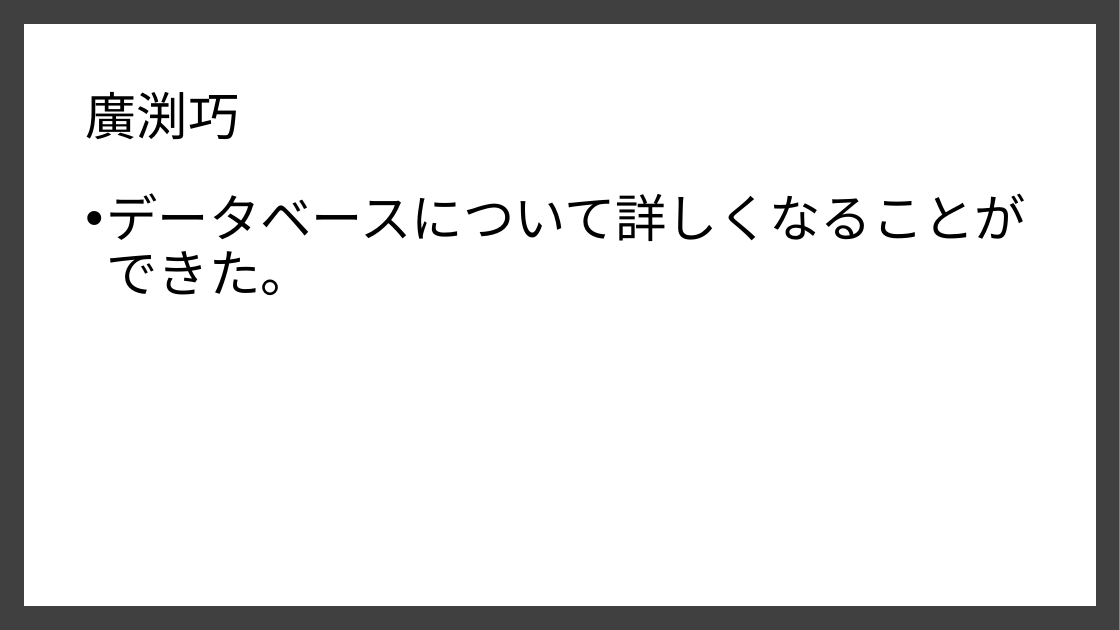
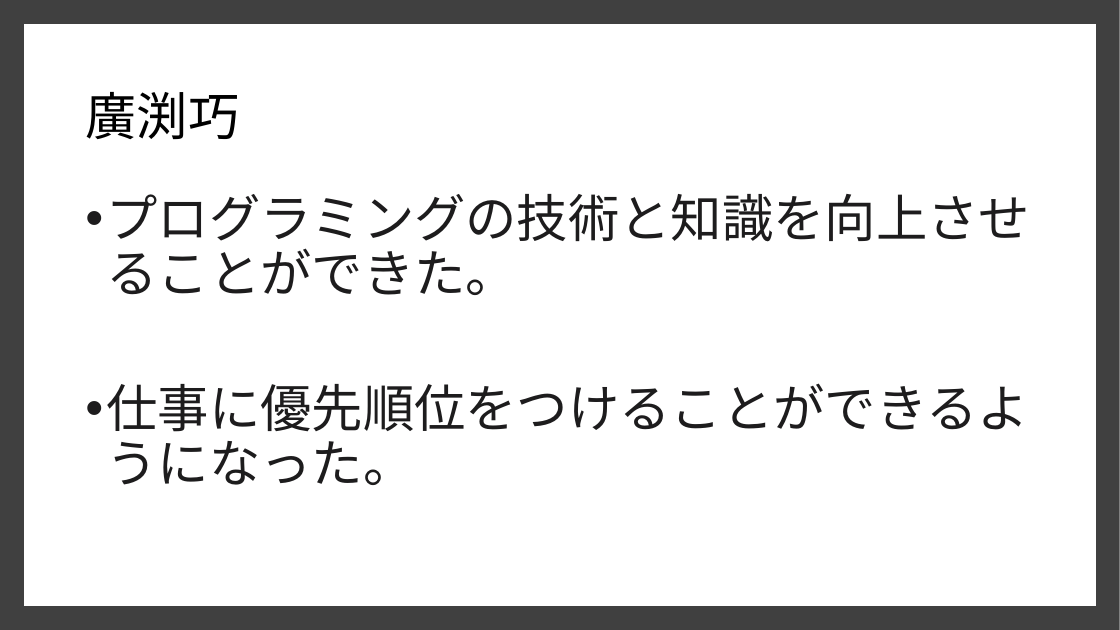
Before and after one commit to dojo2022/E-4, a slide deck: slide 17 of E4_配布資料/研修結果発表パワーポイント.pptx. Drawn at 1120x630 pixels with LibreOffice and Linux fonts; fonts in the diff are those of the drawing. Boxes give left, top, right and bottom in pixels: in the first picture for what was removed or moved away, otherwise in the second. Text is boxed around its words. In the diff, an @@ line names an element or a change of style, - is before the commit and + after.

```diff
--- a/E4_配布資料/研修結果発表パワーポイント.pptx
+++ b/E4_配布資料/研修結果発表パワーポイント.pptx
@@ text at [106, 194, 1030, 485]: text changed; text colour #000000 to #1D1C1D @@
-• データベースについて詳しくなることができた。
+• プログラミングの技術と知識を向上させることができた。
+• 仕事に優先順位をつけることができるようになった。
```
